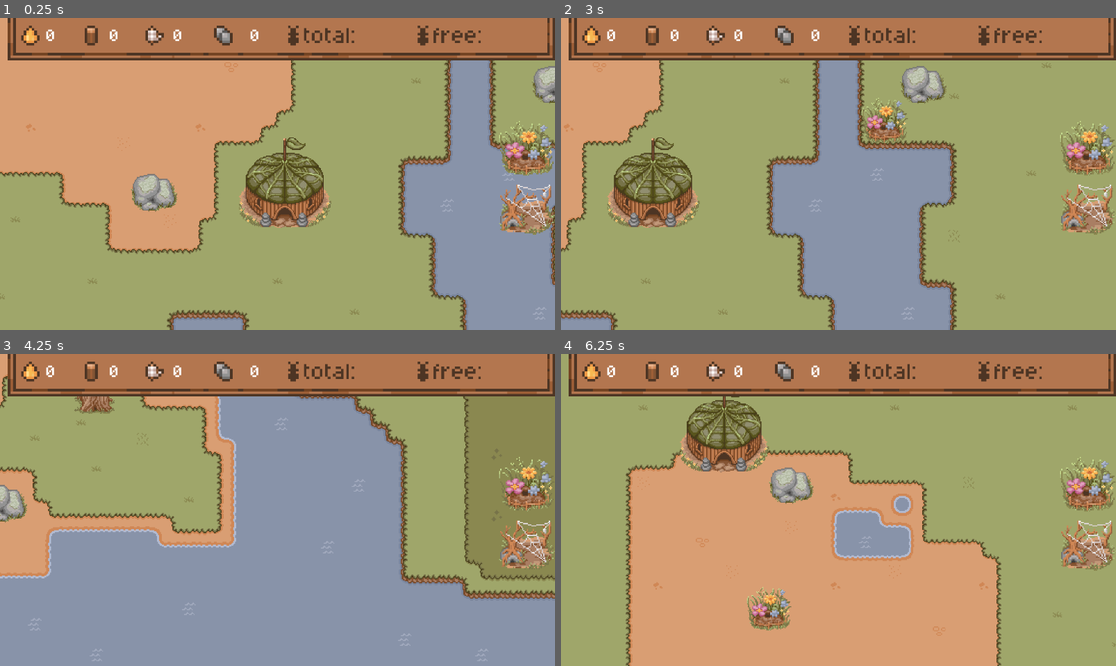
Above: before the commit, frames 1-4 (two rows, left to right).
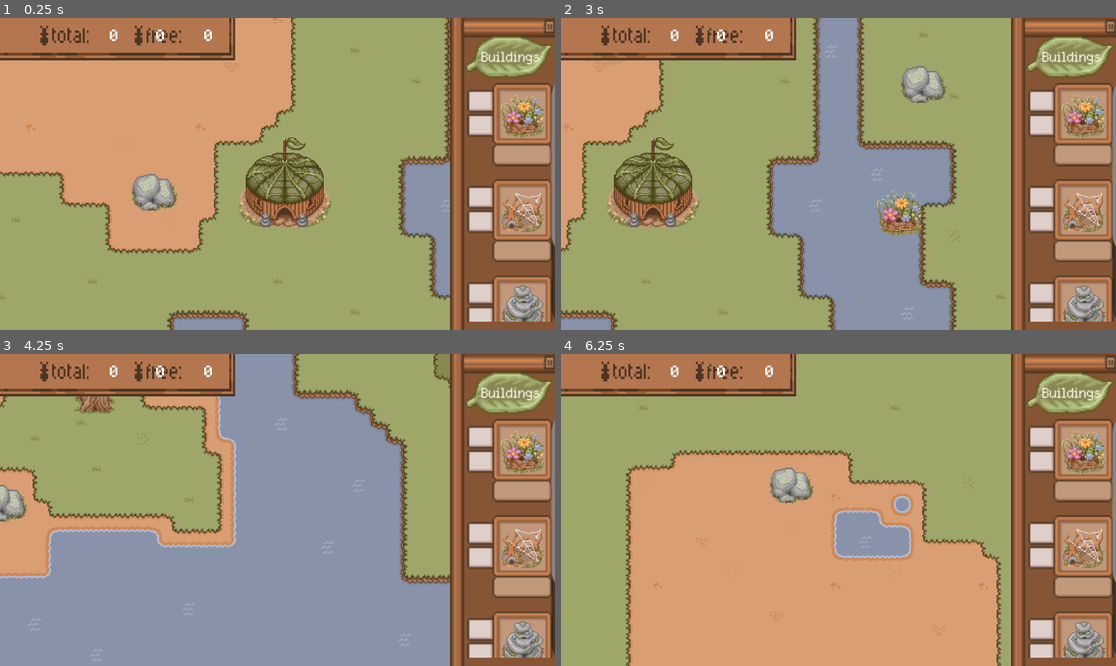
Above: after the commit, the same moments.

Repository: akamikado/brainless-jam
Game: Godot game, scene res://Nodes/main.tscn
Two runs of this game, one before a commit and one after it. Both use one fixed random seed, a clock stepped at 60 frames per second and the inputs below.
Inputs (mouse positions are in pixels of both pictures, inside the frame that each line leads up to):
- Up to frame 1 (0.25 s): no input
- Up to frame 2 (3 s): click (1088, 149) at 0.52 s; click (1082, 114) at 1.27 s; click (1088, 208) at 2.02 s; tap Enter at 2.75 s; move the mouse to (616, 39) at 2.77 s; press the mouse at (616, 39) at 2.78 s; hold D (right) from 2.78 s (still down)
- Up to frame 3 (4.25 s): tap Space at 3.5 s; move the mouse to (122, 375) at 3.52 s; release D (right) at 3.53 s; release the mouse at (122, 375) at 3.53 s; hold S (down) from 3.53 s (still down); click (122, 375) at 3.6 s
- Up to frame 4 (6.25 s): move the mouse to (744, 375) at 4.27 s; release S (down) at 4.28 s; hold D (right) 4.28-5.03 s; hold Right mouse button (mouse_right) 4.28-5.03 s; click (744, 375) at 4.55 s; tap Enter at 5 s; move the mouse to (821, 375) at 5.02 s; hold W (up) 5.03-5.78 s; tap Mouse wheel up (zoom_in) at 5.1 s; click (821, 375) at 5.3 s; move the mouse to (1005, 556) at 5.77 s; hold A (left) from 5.78 s (still down); hold Mouse wheel down (zoom_out) from 5.78 s (still down); click (1005, 556) at 6.05 s

The runs differ from the first frame. In frame 1, 24% of the frame differs, in the area x 0-100%, y 0-100%; in frame 2, 26%; in frame 3, 24%; in frame 4, 28%.

Commit message:
fix building selection area, create setup for cycles, update global functions

Diff:
--- a/Nodes/Buildings/nectar_building.tscn
+++ b/Nodes/Buildings/nectar_building.tscn
@@ -6,8 +6,8 @@
 [node name="Building" unique_id=1441197407 instance=ExtResource("1_ugmgo")]
 
 [node name="Sprite2D" parent="." index="0" unique_id=1993258573]
-scale = Vector2(1, 1)
 texture = ExtResource("2_n0lok")
 
 [node name="CollisionShape2D" parent="Area2D" parent_id_path=PackedInt32Array(1210385499) index="0" unique_id=364388442]
-position = Vector2(0, 1.9999995)
+position = Vector2(-1.7881393e-07, 7.0000005)
+scale = Vector2(0.76303697, 0.7070909)
--- /dev/null
+++ b/Nodes/Buildings/pebble_building.tscn
@@ -0,0 +1,12 @@
+[gd_scene format=3 uid="uid://cct0gbf2i4fj"]
+
+[ext_resource type="PackedScene" uid="uid://dv4ouyl3g4y1q" path="res://Nodes/Buildings/building_base.tscn" id="1_syrls"]
+[ext_resource type="Texture2D" uid="uid://b43jfn5ynaklh" path="res://Assets/Buildings/pebble-building.png" id="2_xmln4"]
+
+[node name="Building" unique_id=1441197407 instance=ExtResource("1_syrls")]
+
+[node name="Sprite2D" parent="." index="0" unique_id=1993258573]
+texture = ExtResource("2_xmln4")
+
+[node name="CollisionShape2D" parent="Area2D" parent_id_path=PackedInt32Array(1210385499) index="0" unique_id=364388442]
+position = Vector2(0, 0)
--- /dev/null
+++ b/Nodes/Buildings/silk_building.tscn
@@ -0,0 +1,13 @@
+[gd_scene format=3 uid="uid://bdw2wy0clqd7u"]
+
+[ext_resource type="PackedScene" uid="uid://dv4ouyl3g4y1q" path="res://Nodes/Buildings/building_base.tscn" id="1_lpkkr"]
+[ext_resource type="Texture2D" uid="uid://c23xpheiintxx" path="res://Assets/Buildings/silk-building.png" id="2_f6758"]
+
+[node name="Building" unique_id=1441197407 instance=ExtResource("1_lpkkr")]
+
+[node name="Sprite2D" parent="." index="0" unique_id=1993258573]
+position = Vector2(0, 0)
+texture = ExtResource("2_f6758")
+
+[node name="CollisionShape2D" parent="Area2D" parent_id_path=PackedInt32Array(1210385499) index="0" unique_id=364388442]
+position = Vector2(0, 1)
--- /dev/null
+++ b/Nodes/Buildings/stick_building.tscn
@@ -0,0 +1,12 @@
+[gd_scene format=3 uid="uid://isghinlwo5jv"]
+
+[ext_resource type="PackedScene" uid="uid://dv4ouyl3g4y1q" path="res://Nodes/Buildings/building_base.tscn" id="1_gvehx"]
+[ext_resource type="Texture2D" uid="uid://c732afrkcb80q" path="res://Assets/Buildings/stick-building.png" id="2_jpb6k"]
+
+[node name="Building" unique_id=1441197407 instance=ExtResource("1_gvehx")]
+
+[node name="Sprite2D" parent="." index="0" unique_id=1993258573]
+texture = ExtResource("2_jpb6k")
+
+[node name="CollisionShape2D" parent="Area2D" parent_id_path=PackedInt32Array(1210385499) index="0" unique_id=364388442]
+position = Vector2(0, 1)
--- a/Nodes/UI/gameplay-ui.tscn
+++ b/Nodes/UI/gameplay-ui.tscn
@@ -25,12 +25,21 @@
 [node name="Food Text" type="RichTextLabel" parent="Control" unique_id=986253165]
 z_index = 1
 texture_filter = 1
+texture = ExtResource("2_hn4wr")
+centered = false
+
+[node name="Text" type="Control" parent="." unique_id=1927819212]
+anchors_preset = 0
+
+[node name="Food Text" type="RichTextLabel" parent="Text" unique_id=986253165]
+texture_filter = 1
 layout_mode = 0
-offset_left = 24.0
+offset_left = 17.0
 offset_top = 4.0
 offset_right = 46.0
 offset_bottom = 23.0
 scale = Vector2(0.5, 0.5)
+offset_transform_position = Vector2(17, 4)
 theme_override_fonts/normal_font = ExtResource("2_tlpeg")
 text = "00"
 script = ExtResource("2_b0tf6")
@@ -39,7 +48,7 @@
 z_index = 1
 texture_filter = 1
 layout_mode = 0
-offset_left = 57.0
+offset_left = 40.0
 offset_top = 4.0
 offset_right = 79.0
 offset_bottom = 23.0
@@ -52,7 +61,7 @@
 z_index = 1
 texture_filter = 1
 layout_mode = 0
-offset_left = 90.0
+offset_left = 64.0
 offset_top = 4.0
 offset_right = 112.0
 offset_bottom = 23.0
@@ -65,7 +74,7 @@
 z_index = 1
 texture_filter = 1
 layout_mode = 0
-offset_left = 130.0
+offset_left = 89.0
 offset_top = 4.0
 offset_right = 152.0
 offset_bottom = 23.0
--- a/Nodes/ant_farm.tscn
+++ /dev/null
@@ -1,6 +0,0 @@
-[gd_scene format=3 uid="uid://cixp3x8fyacq7"]
-
-[ext_resource type="PackedScene" uid="uid://c2ovg5ab0reaq" path="res://Nodes/building_select_button.tscn" id="1_1txce"]
-
-[node name="Node2D" unique_id=407573961 instance=ExtResource("1_1txce")]
-script = null
--- a/Nodes/building_selection_area.tscn
+++ b/Nodes/building_selection_area.tscn
@@ -2,8 +2,13 @@
 
 [ext_resource type="Script" uid="uid://dsmcijgwbml0a" path="res://Scripts/building_selection_area.gd" id="1_eew2j"]
 [ext_resource type="PackedScene" uid="uid://c2ovg5ab0reaq" path="res://Nodes/building_select_button.tscn" id="2_cghn4"]
+[ext_resource type="Texture2D" uid="uid://ctrxnnpip2crr" path="res://Assets/UI/build-menu-bg.png" id="2_rvqud"]
 [ext_resource type="Texture2D" uid="uid://carm4wbtcye53" path="res://Assets/Buildings/nectar-building.png" id="3_ieb2v"]
+[ext_resource type="Texture2D" uid="uid://ddhxx8qehva63" path="res://Assets/UI/leaf.png" id="3_tf4qr"]
+[ext_resource type="Texture2D" uid="uid://qi7ymmb5e0id" path="res://Assets/UI/Panels/building-panel.png" id="4_ieb2v"]
 [ext_resource type="Texture2D" uid="uid://c23xpheiintxx" path="res://Assets/Buildings/silk-building.png" id="4_jsf6t"]
+[ext_resource type="Texture2D" uid="uid://b43jfn5ynaklh" path="res://Assets/Buildings/pebble-building.png" id="8_jsf6t"]
+[ext_resource type="Texture2D" uid="uid://c732afrkcb80q" path="res://Assets/Buildings/stick-building.png" id="9_pyc1g"]
 
 [node name="BuildingSelectionArea" type="Control" unique_id=425353733]
 layout_mode = 3
@@ -14,36 +19,127 @@
 grow_vertical = 2
 mouse_filter = 2
 script = ExtResource("1_eew2j")
-metadata/_edit_group_ = true
 
-[node name="VBoxContainer" type="VBoxContainer" parent="." unique_id=1335881819]
-layout_mode = 1
-anchors_preset = 6
-anchor_left = 1.0
-anchor_top = 0.5
-anchor_right = 1.0
-anchor_bottom = 0.5
-offset_left = -29.0
-offset_top = -28.0
-offset_right = 19.0
-offset_bottom = 72.0
-grow_horizontal = 0
-grow_vertical = 2
-scale = Vector2(0.6, 0.6)
+[node name="Background" type="Sprite2D" parent="." unique_id=1655002680]
+scale = Vector2(0.919, 1.25)
+texture = ExtResource("2_rvqud")
 
-[node name="NectarGarden" parent="VBoxContainer" unique_id=679507329 instance=ExtResource("2_cghn4")]
+[node name="Label" type="Sprite2D" parent="." unique_id=1436682699]
+position = Vector2(4, -76)
+scale = Vector2(0.8, 0.8)
+texture = ExtResource("3_tf4qr")
+
+[node name="CenterContainer" type="CenterContainer" parent="." unique_id=1849205087]
+offset_left = -23.0
+offset_top = -59.999996
+offset_right = 17.0
+scale = Vector2(1.3600007, 2.5999985)
+
+[node name="ScrollContainer" type="ScrollContainer" parent="CenterContainer" unique_id=1936338775]
+custom_minimum_size = Vector2(40, 60)
 layout_mode = 2
+mouse_filter = 0
+horizontal_scroll_mode = 0
+vertical_scroll_mode = 2
+
+[node name="GridContainer" type="GridContainer" parent="CenterContainer/ScrollContainer" unique_id=770471454]
+custom_minimum_size = Vector2(40, 40)
+layout_mode = 2
+theme_override_constants/v_separation = 4
+
+[node name="Nectar Building" type="Control" parent="CenterContainer/ScrollContainer/GridContainer" unique_id=854926216]
+custom_minimum_size = Vector2(20, 20)
+layout_mode = 2
+
+[node name="Info Panel" type="Sprite2D" parent="CenterContainer/ScrollContainer/GridContainer/Nectar Building" unique_id=370089071]
+position = Vector2(-1.7881393e-07, 0.38461414)
+scale = Vector2(0.7937196, 0.4316778)
+texture = ExtResource("4_ieb2v")
+centered = false
+
+[node name="TextureButton" parent="CenterContainer/ScrollContainer/GridContainer/Nectar Building" unique_id=773587996 instance=ExtResource("2_cghn4")]
+layout_mode = 0
+offset_left = 16.176462
+offset_top = 2.6923075
+offset_right = 64.17647
+offset_bottom = 50.692307
+scale = Vector2(0.4348649, 0.22698706)
 offset_transform_position = Vector2(0, 0)
 toggle_mode = true
 texture_normal = ExtResource("3_ieb2v")
+ignore_texture_size = true
 building_type = 2
 
-[node name="SilkWeaver" parent="VBoxContainer" unique_id=1643222114 instance=ExtResource("2_cghn4")]
+[node name="Silk Building" type="Control" parent="CenterContainer/ScrollContainer/GridContainer" unique_id=501673690]
+custom_minimum_size = Vector2(20, 20)
 layout_mode = 2
+
+[node name="Info Panel" type="Sprite2D" parent="CenterContainer/ScrollContainer/GridContainer/Silk Building" unique_id=355676419]
+position = Vector2(-1.7881393e-07, 0.38461414)
+scale = Vector2(0.7937196, 0.4316778)
+texture = ExtResource("4_ieb2v")
+centered = false
+
+[node name="TextureButton" parent="CenterContainer/ScrollContainer/GridContainer/Silk Building" unique_id=1348478701 instance=ExtResource("2_cghn4")]
+layout_mode = 0
+offset_left = 16.176462
+offset_top = 2.6923075
+offset_right = 64.17647
+offset_bottom = 50.692307
+scale = Vector2(0.4348649, 0.22698706)
 offset_transform_position = Vector2(0, 0)
 toggle_mode = true
 texture_normal = ExtResource("4_jsf6t")
-building_type = 2
+ignore_texture_size = true
+building_type = 3
 
-[connection signal="selected" from="VBoxContainer/NectarGarden" to="." method="_on_building_select_button_toggled"]
-[connection signal="selected" from="VBoxContainer/SilkWeaver" to="." method="_on_building_select_button_toggled"]
+[node name="Pebble Building" type="Control" parent="CenterContainer/ScrollContainer/GridContainer" unique_id=753831338]
+custom_minimum_size = Vector2(20, 20)
+layout_mode = 2
+
+[node name="Info Panel" type="Sprite2D" parent="CenterContainer/ScrollContainer/GridContainer/Pebble Building" unique_id=1012032489]
+position = Vector2(-1.7881393e-07, 0.38461414)
+scale = Vector2(0.7937196, 0.4316778)
+texture = ExtResource("4_ieb2v")
+centered = false
+
+[node name="TextureButton" parent="CenterContainer/ScrollContainer/GridContainer/Pebble Building" unique_id=489973214 instance=ExtResource("2_cghn4")]
+layout_mode = 0
+offset_left = 16.176462
+offset_top = 2.6923075
+offset_right = 64.17647
+offset_bottom = 50.692307
+scale = Vector2(0.4348649, 0.22698706)
+offset_transform_position = Vector2(0, 0)
+toggle_mode = true
+texture_normal = ExtResource("8_jsf6t")
+ignore_texture_size = true
+building_type = 5
+
+[node name="Stick Building" type="Control" parent="CenterContainer/ScrollContainer/GridContainer" unique_id=1057968359]
+custom_minimum_size = Vector2(20, 20)
+layout_mode = 2
+
+[node name="Info Panel" type="Sprite2D" parent="CenterContainer/ScrollContainer/GridContainer/Stick Building" unique_id=916996245]
+position = Vector2(-1.7881393e-07, 0.38461414)
+scale = Vector2(0.7937196, 0.4316778)
+texture = ExtResource("4_ieb2v")
+centered = false
+
+[node name="TextureButton" parent="CenterContainer/ScrollContainer/GridContainer/Stick Building" unique_id=1614111979 instance=ExtResource("2_cghn4")]
+layout_mode = 0
+offset_left = 16.176462
+offset_top = 2.6923075
+offset_right = 64.17647
+offset_bottom = 50.692307
+scale = Vector2(0.4348649, 0.22698706)
+offset_transform_position = Vector2(0, 0)
+toggle_mode = true
+texture_normal = ExtResource("9_pyc1g")
+ignore_texture_size = true
+building_type = 4
+
+[connection signal="selected" from="CenterContainer/ScrollContainer/GridContainer/Nectar Building/TextureButton" to="." method="_on_building_select_button_toggled"]
+[connection signal="selected" from="CenterContainer/ScrollContainer/GridContainer/Silk Building/TextureButton" to="." method="_on_building_select_button_toggled"]
+[connection signal="selected" from="CenterContainer/ScrollContainer/GridContainer/Pebble Building/TextureButton" to="." method="_on_building_select_button_toggled"]
+[connection signal="selected" from="CenterContainer/ScrollContainer/GridContainer/Stick Building/TextureButton" to="." method="_on_building_select_button_toggled"]
--- a/Nodes/main.tscn
+++ b/Nodes/main.tscn
@@ -5,24 +5,19 @@
 [ext_resource type="PackedScene" uid="uid://cgcubbantnypg" path="res://Nodes/map.tscn" id="3_cfxlj"]
 [ext_resource type="Script" uid="uid://etbcgscfypr5" path="res://Scripts/selected_building.gd" id="4_uxqe4"]
 [ext_resource type="Script" uid="uid://d1v4k2yawop8o" path="res://Scripts/camera-controls.gd" id="5_c08q2"]
-[ext_resource type="Texture2D" uid="uid://861c1oqi7cij" path="res://Assets/Buildings/buildings-tileset.png" id="5_r680b"]
 [ext_resource type="PackedScene" uid="uid://dpd7181jvetxr" path="res://Nodes/UI/gameplay-ui.tscn" id="6_c08q2"]
 [ext_resource type="PackedScene" uid="uid://dv4ouyl3g4y1q" path="res://Nodes/Buildings/building_base.tscn" id="7_ye5tp"]
-[ext_resource type="Script" uid="uid://cv68vsywijpt4" path="res://Scripts/building_manager.gd" id="8_ws7ns"]
 [ext_resource type="AudioStream" uid="uid://dd2lvtfudf3v0" path="res://Assets/Sounds/PlaceBuilding.mp3" id="10_ii7ua"]
 [ext_resource type="AudioStream" uid="uid://if73gl0h20vy" path="res://Assets/Sounds/CantPlace.mp3" id="11_kqcq1"]
 [ext_resource type="AudioStream" uid="uid://cmikogaawd1ql" path="res://Assets/Sounds/Theme.mp3" id="12_kqcq1"]
+[ext_resource type="Script" uid="uid://d00cygy4mhssu" path="res://Scripts/building_manager.gd" id="8_ws7ns"]
+[ext_resource type="Script" uid="uid://nmu88oxb7nwy" path="res://Scripts/timer.gd" id="10_xowla"]
 
 [node name="Main" type="Node2D" unique_id=197731329]
 script = ExtResource("2_cfxlj")
 metadata/_edit_group_ = true
 
 [node name="Map" parent="." unique_id=826473319 instance=ExtResource("3_cfxlj")]
-
-[node name="BuildingsTileset" type="Sprite2D" parent="." unique_id=546614818]
-texture_filter = 1
-position = Vector2(368, 221)
-texture = ExtResource("5_r680b")
 
 [node name="Camera2D" type="Camera2D" parent="." unique_id=156765559]
 position = Vector2(600, 600)
@@ -37,15 +32,19 @@
 [node name="CanvasLayer" type="CanvasLayer" parent="." unique_id=1981370967]
 
 [node name="GameplayUi" parent="CanvasLayer" unique_id=660287611 instance=ExtResource("6_c08q2")]
+anchors_preset = 0
+anchor_right = 0.0
+anchor_bottom = 0.0
+offset_left = 17.0
+offset_right = 17.0
+grow_horizontal = 1
+grow_vertical = 1
 
 [node name="BuildingSelectionArea" parent="CanvasLayer" unique_id=1568335877 instance=ExtResource("2_h2ymo")]
-anchors_preset = 6
-anchor_left = 1.0
-anchor_top = 0.5
-anchor_bottom = 0.5
-grow_horizontal = 0
+position = Vector2(261, 81)
+scale = Vector2(0.8, 0.8)
 
-[node name="Buildings" type="Node" parent="." unique_id=2055413477]
+[node name="Building Manager" type="Node" parent="." unique_id=2055413477]
 script = ExtResource("8_ws7ns")
 
 [node name="SelectedBuilding" parent="." unique_id=1441197407 instance=ExtResource("7_ye5tp")]
@@ -63,5 +62,11 @@
 autoplay = true
 parameters/looping = true
 
+[node name="Timer" type="Timer" parent="." unique_id=544256003]
+autostart = true
+script = ExtResource("10_xowla")
+
 [connection signal="selected_building" from="CanvasLayer/BuildingSelectionArea" to="SelectedBuilding" method="_on_building_selection_area_selected_building"]
 [connection signal="place_building" from="SelectedBuilding" to="Map" method="_on_selected_building_place_building"]
+[connection signal="cycle_passed" from="Timer" to="Building Manager" method="_on_timer_cycle_passed"]
+[connection signal="timeout" from="Timer" to="Timer" method="_on_timeout"]
--- a/Scripts/DayManager.gd
+++ /dev/null
@@ -1,11 +0,0 @@
-extends Node
-
-
-# Called when the node enters the scene tree for the first time.
-func _ready() -> void:
-	pass # Replace with function body.
-
-
-# Called every frame. 'delta' is the elapsed time since the previous frame.
-func _process(delta: float) -> void:
-	pass
--- a/Scripts/building_base.gd
+++ b/Scripts/building_base.gd
@@ -1,12 +1,35 @@
 class_name Base extends Node2D
 
-@export var tiles_occupying: Vector2
+@export var foodProductionInClear = 0
+@export var foodProductionInRain = 0
+@export var foodProductionInDrought = 0
+@export var foodProductionInWind = 0
+@export var foodProductionInCold = 0
+
+@export var silkProductionInClear = 0
+@export var silkProductionInRain = 0
+@export var silkProductionInDrought = 0
+@export var silkProductionInWind = 0
+@export var silkProductionInCold = 0
+
+@export var stickProductionInClear = 0
+@export var stickProductionInRain = 0
+@export var stickProductionInDrought = 0
+@export var stickProductionInWind = 0
+@export var stickProductionInCold = 0
+
+@export var pebbleProductionInClear = 0
+@export var pebbleProductionInRain = 0
+@export var pebbleProductionInDrought = 0
+@export var pebbleProductionInWind = 0
+@export var pebbleProductionInCold = 0
 
 func on_placed() -> void:
+# TODO: use materials and do sound effect
 	pass
 
-func update_building() -> void:
-	pass
+func update_state() -> void:
+	print("state updated")
 
 func nearby_building_placed() -> void:
 	pass
--- a/Scripts/building_manager.gd
+++ b/Scripts/building_manager.gd
@@ -1,15 +1,13 @@
 extends Node
 
-@export var secondsPerUpdate = 1
-var timer: float = 0
+@onready var map = $"../Map"
 
 func _ready() -> void:
 	pass
 
+func _process(delta: float) -> void:
+	pass
 
-func _process(delta: float) -> void:
-	timer += delta
-	if timer > secondsPerUpdate:
-		for child in get_children():
-			child.update_building()
-	pass
+func _on_timer_cycle_passed() -> void:
+	for building in map.buildings:
+		building.update_state()
--- a/Scripts/building_select_button.gd
+++ b/Scripts/building_select_button.gd
@@ -5,6 +5,8 @@
 
 func _toggled(toggled_on: bool) -> void:
 	if toggled_on:
+		# TODO: check if enough resources are available to select this building
 		selected.emit(building_type)
+		set_pressed_no_signal(false)
 	else:
 		selected.emit(Global.HousingType.NONE)
--- a/Scripts/global.gd
+++ b/Scripts/global.gd
@@ -21,6 +21,12 @@
 			return "res://Assets/Buildings/ant-hatchery.png"
 		HousingType.NECTAR_GARDEN:
 			return "res://Assets/Buildings/nectar-building.png"
+		HousingType.SILK_WEAVER:
+			return "res://Assets/Buildings/silk-building.png"
+		HousingType.PEBBLE_QUARRY:
+			return "res://Assets/Buildings/pebble-building.png"
+		HousingType.STICK_YARD:
+			return "res://Assets/Buildings/stick-building.png"
 
 	return ""
 
@@ -30,6 +36,12 @@
 			return "res://Nodes/Buildings/building_base.tscn"
 		HousingType.NECTAR_GARDEN:
 			return "res://Nodes/Buildings/nectar_building.tscn"
+		HousingType.SILK_WEAVER:
+			return "res://Nodes/Buildings/silk_building.tscn"
+		HousingType.PEBBLE_QUARRY:
+			return "res://Nodes/Buildings/pebble_building.tscn"
+		HousingType.STICK_YARD:
+			return "res://Nodes/Buildings/stick_building.tscn"
 
 	return ""
 
--- a/Scripts/selected_building.gd
+++ b/Scripts/selected_building.gd
@@ -1,6 +1,7 @@
 extends Node2D
 
 signal place_building
+
 
 var ant_hatchery_texture = load("res://Assets/Buildings/ant-hatchery.png")
 var nectar_garden_texture = load("res://Assets/Buildings/nectar-building.png")
@@ -35,6 +36,8 @@
 		if map_rect.encloses(area_rect) and not overlapping_building_on_map:
 			place_building.emit(housing_type, global_position)
 			place_sound.play()
+			housing_type = Global.HousingType.NONE
+			$Sprite2D.visible = false
 		else:
 			cant_place.play()
 
--- /dev/null
+++ b/Scripts/timer.gd
@@ -0,0 +1,20 @@
+extends Timer
+
+@export var secondsPerCycle = 10
+@export var cyclesPerWeather = 6
+
+var cycle = 0
+
+signal cycle_passed
+signal weather_passed
+
+func _ready() -> void:
+	wait_time = secondsPerCycle
+
+func _on_timeout() -> void:
+	cycle += 1
+	print(cycle)
+	if cycle % cyclesPerWeather == 0:
+		weather_passed.emit()
+	else:
+		cycle_passed.emit()
Not shown, removed: Scripts/DayManager.gd.uid
Not shown, changed: Scripts/building_manager.gd.uid
Not shown, added: Scripts/timer.gd.uid
